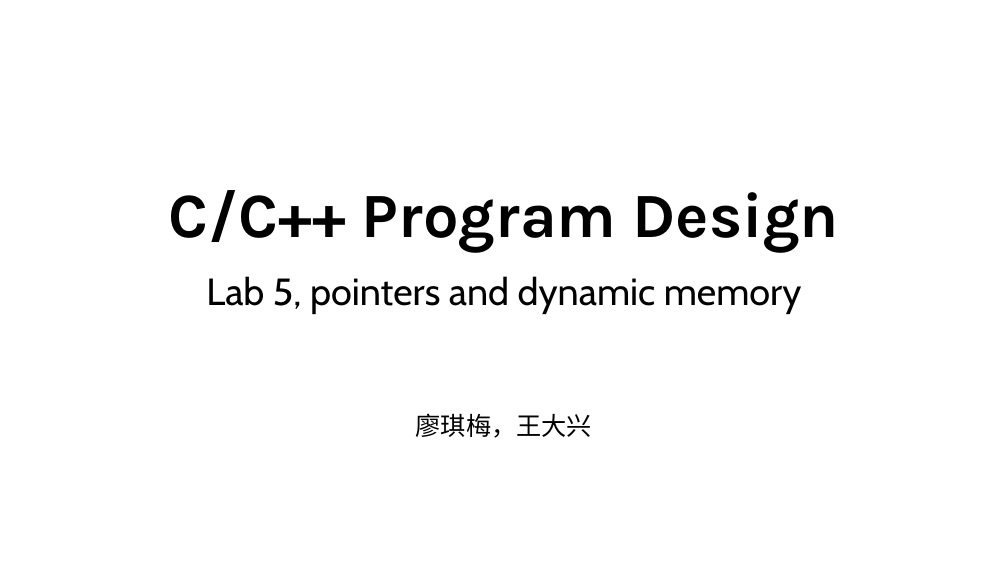
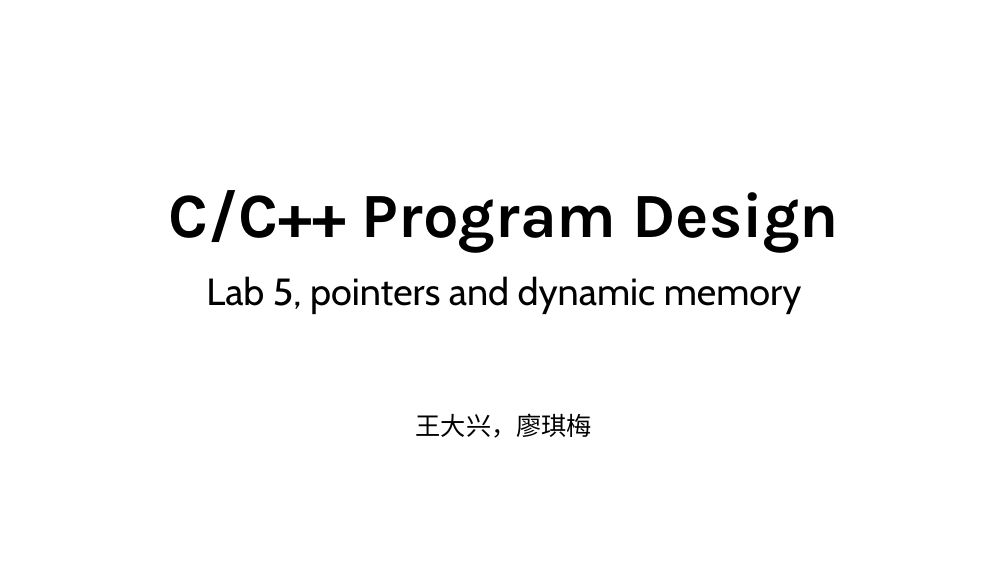
Before and after one commit to dayekuaipao/CPPLearning, a slide deck: slide 1 of week05/Lab05.pptx. Drawn at 1008x567 pixels with LibreOffice and Linux fonts; fonts in the diff are those of the drawing; background and template pictures are left out. Boxes give left, top, right and bottom in pixels: in the first picture for what was removed or moved away, otherwise in the second. Text is boxed around its words. In the diff, an @@ line names an element or a change of style, - is before the commit and + after.

```diff
--- a/week05/Lab05.pptx
+++ b/week05/Lab05.pptx
@@ subtitle at <box>416,413,592,438</box>: text changed @@
-廖琪梅，王大兴
+王大兴，廖琪梅
```
Also in this commit, not shown: 2 other slides changed, 2 slides added, 15 slides removed.
